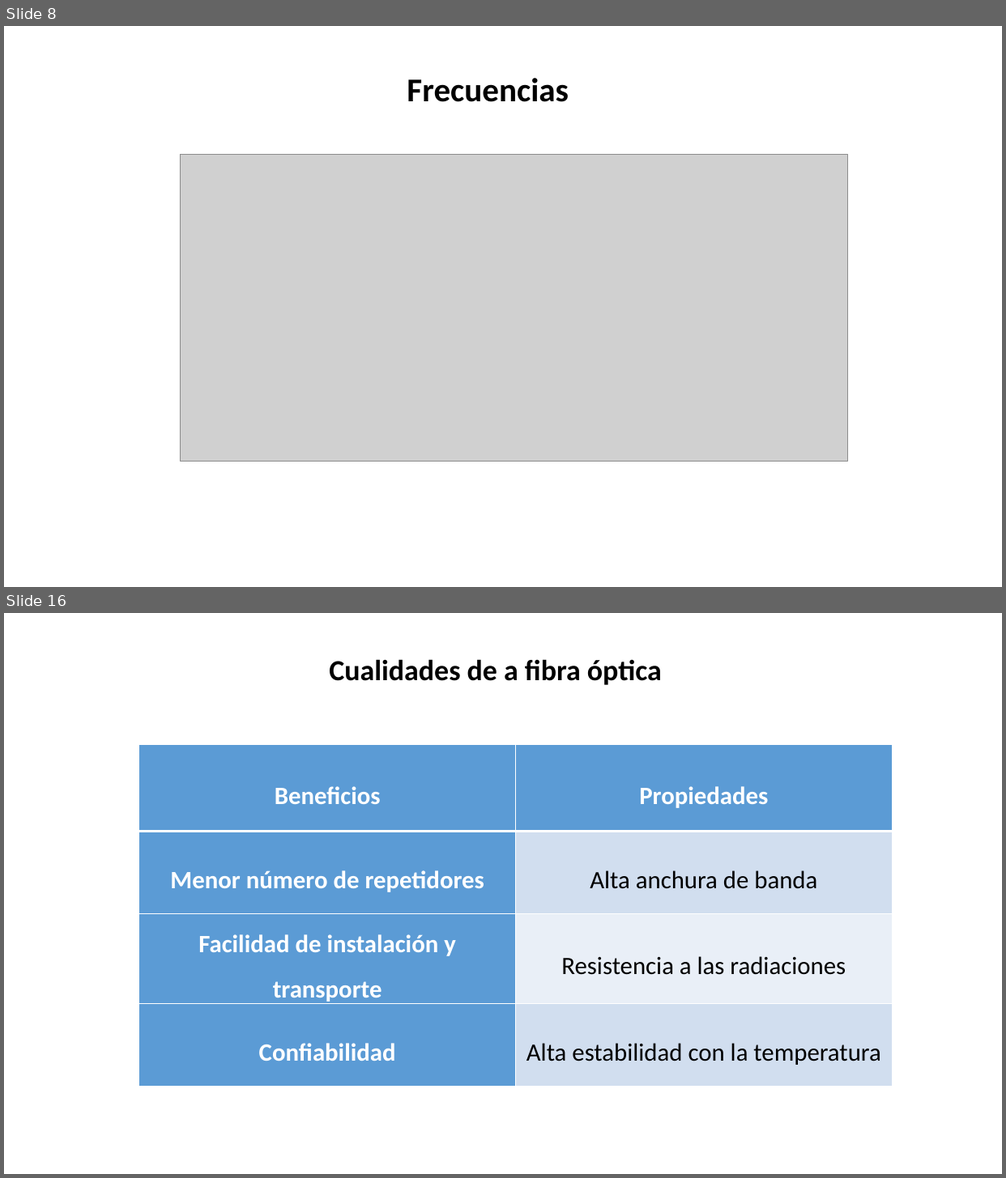
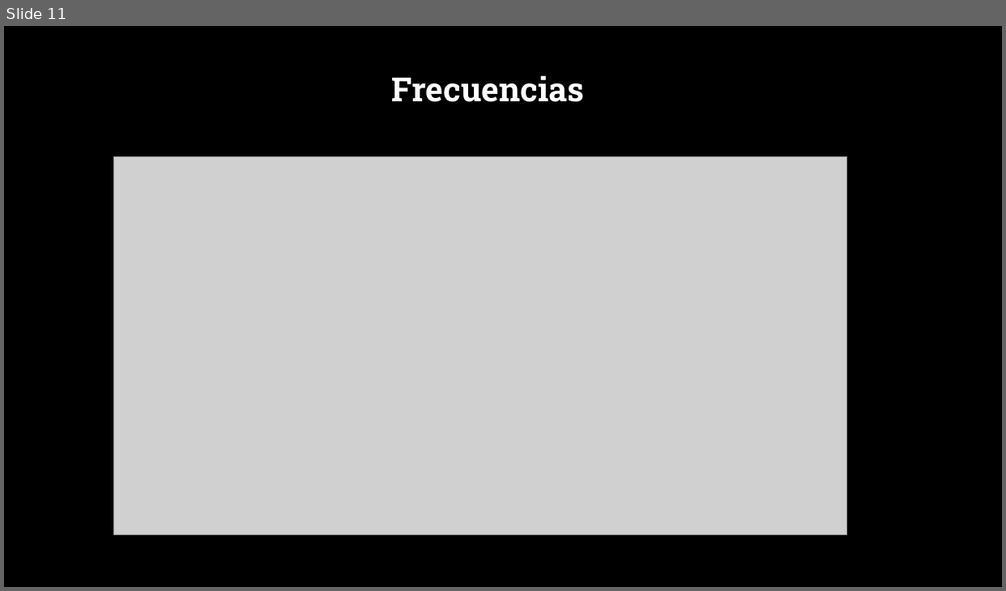
Before and after one commit to SM-ROOT/SM-ROOT, a slide deck: 9°A/Telecomunicaciones/RA_9A_U4_E2.pptx. Shown one above the other, each under a label of ours: slides 8 and 16 before the commit, slide 11 after it; the slides between them are not shown. The pictures are 1006x1178 and 1006x591 pixels, drawn with LibreOffice and Linux fonts; fonts in the diff are those of the drawing; grey boxes stand for pictures; background and template pictures are left out. Boxes give left, top, right and bottom in pixels: in the first picture for what was removed or moved away, otherwise in the second. Text is boxed around its words. In the diff, an @@ line names an element or a change of style, - is before the commit and + after.

```diff
--- a/9°A/Telecomunicaciones/RA_9A_U4_E2.pptx
+++ b/9°A/Telecomunicaciones/RA_9A_U4_E2.pptx
@@ slide 16 removed at <box>4,613,1002,1174</box>, background #FFFFFF @@
@@ text removed at <box>329,659,662,685</box> @@
-Cualidades de a fibra óptica
@@ table removed at <box>139,745,893,1086</box>, 4 rows, 2 columns @@
-Beneficios | Propiedades
-Menor número de repetidores | Alta anchura de banda
-Facilidad de instalación y transporte | Resistencia a las radiaciones
-Confiabilidad | Alta estabilidad con la temperatura
@@ what was slide 8 is now slide 11 @@
@@ slide 11 changed as well @@
@@ background #FFFFFF to picture (left out) @@
@@ text "Frecuencias" at <box>391,75,584,102</box>: font Calibri to Roboto Slab, text colour #000000 to #FFFFFF @@
@@ picture: place and size @@
-picture at <box>181,155,848,462</box>
+picture at <box>113,157,847,535</box>
```
Also in this commit, not shown: 5 other slides changed, 8 slides added, 11 other slides removed, 1 other file.
